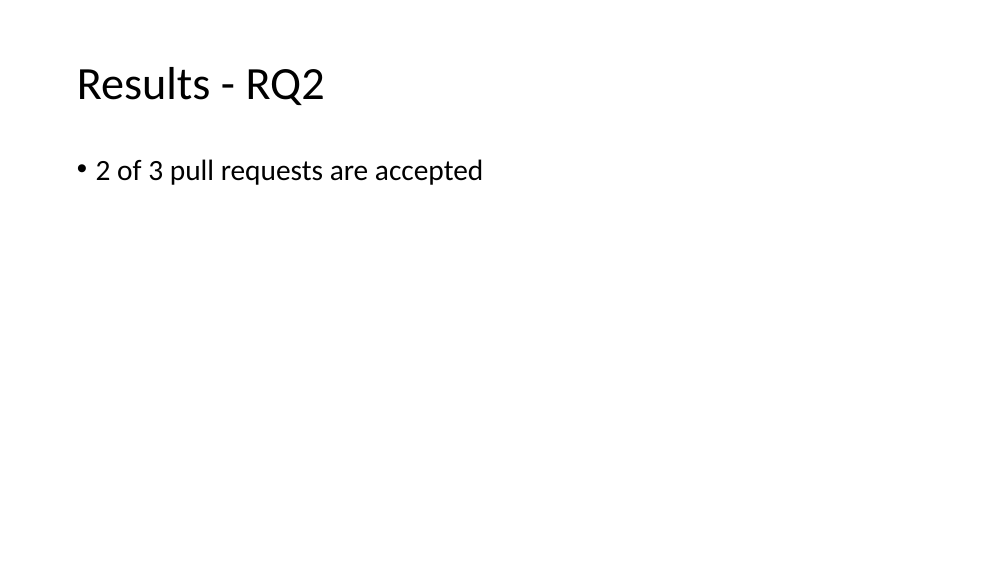
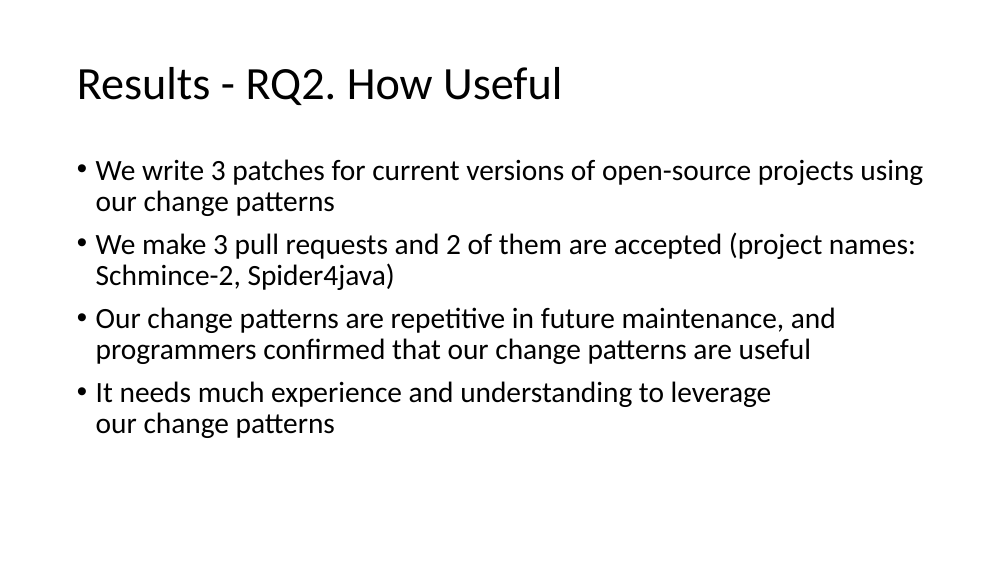
Before and after one commit to qwordy/Research, a slide deck: slide 20 of ppt/How do Programmers Maintain Concurrent Code.pptx (slide 16 before the commit). Drawn at 1008x567 pixels with LibreOffice and Linux fonts; fonts in the diff are those of the drawing. Boxes give left, top, right and bottom in pixels: in the first picture for what was removed or moved away, otherwise in the second. Text is boxed around its words. In the diff, an @@ line names an element or a change of style, - is before the commit and + after.

```diff
--- a/ppt/How do Programmers Maintain Concurrent Code.pptx
+++ b/ppt/How do Programmers Maintain Concurrent Code.pptx
@@ title at (x1=77, y1=67, x2=562, y2=105): text changed @@
-Results - RQ2
+Results - RQ2. How Useful
@@ text at (x1=96, y1=159, x2=923, y2=438): text changed @@
-• 2 of 3 pull requests are accepted
+• We write 3 patches for current versions of open-source projects using our change patterns
+• We make 3 pull requests and 2 of them are accepted (project names: Schmince-2, Spider4java)
+• Our change patterns are repetitive in future maintenance, and programmers confirmed that our change patterns are useful
+• It needs much experience and understanding to leverage
+  our change patterns
```
Also in this commit, not shown: 12 other slides changed, 7 slides added.
